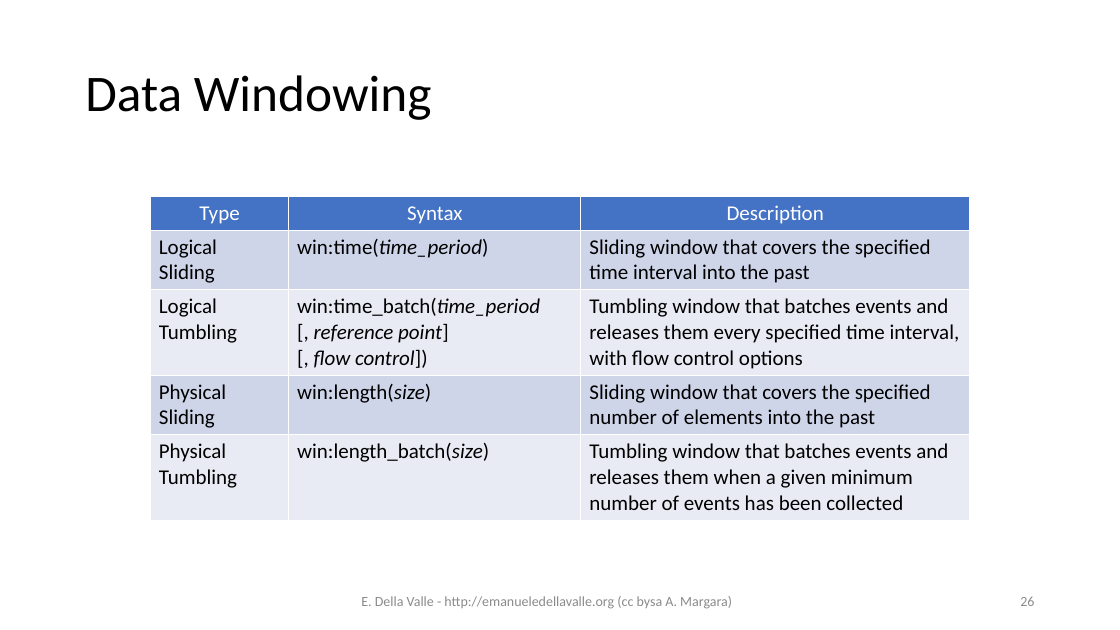
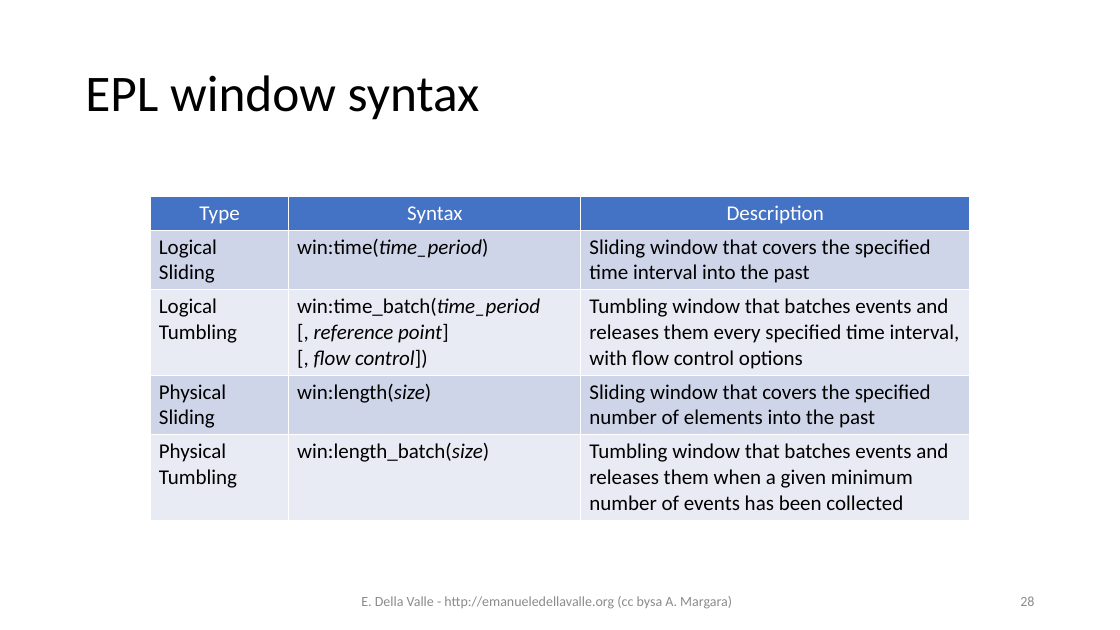
Before and after one commit to eugeniovaretti/streaming-data-analytics, a slide deck: slide 28 of lectures/02_EPL/02_VerticallyScalableSolution_Esper+EPL.pptx (slide 26 before the commit). Drawn at 1120x630 pixels with LibreOffice and Linux fonts; fonts in the diff are those of the drawing. Boxes give left, top, right and bottom in pixels: in the first picture for what was removed or moved away, otherwise in the second. Text is boxed around its words. In the diff, an @@ line names an element or a change of style, - is before the commit and + after.

```diff
--- a/lectures/02_EPL/02_VerticallyScalableSolution_Esper+EPL.pptx
+++ b/lectures/02_EPL/02_VerticallyScalableSolution_Esper+EPL.pptx
@@ title at (x1=85, y1=75, x2=480, y2=120): text changed @@
-Data Windowing
+EPL window syntax
```
Also in this commit, not shown: 8 other slides changed, 4 slides added, 1 slide removed, 4 other files.
